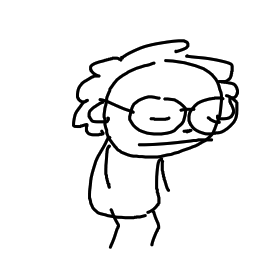
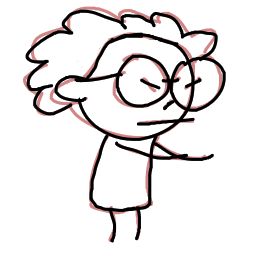
Layered file, before and after one edit (256x256). Changes by layer:
hid "knees hurt" over [64, 6, 239, 249]
added layer "fight idle" over [23, 6, 239, 249]
